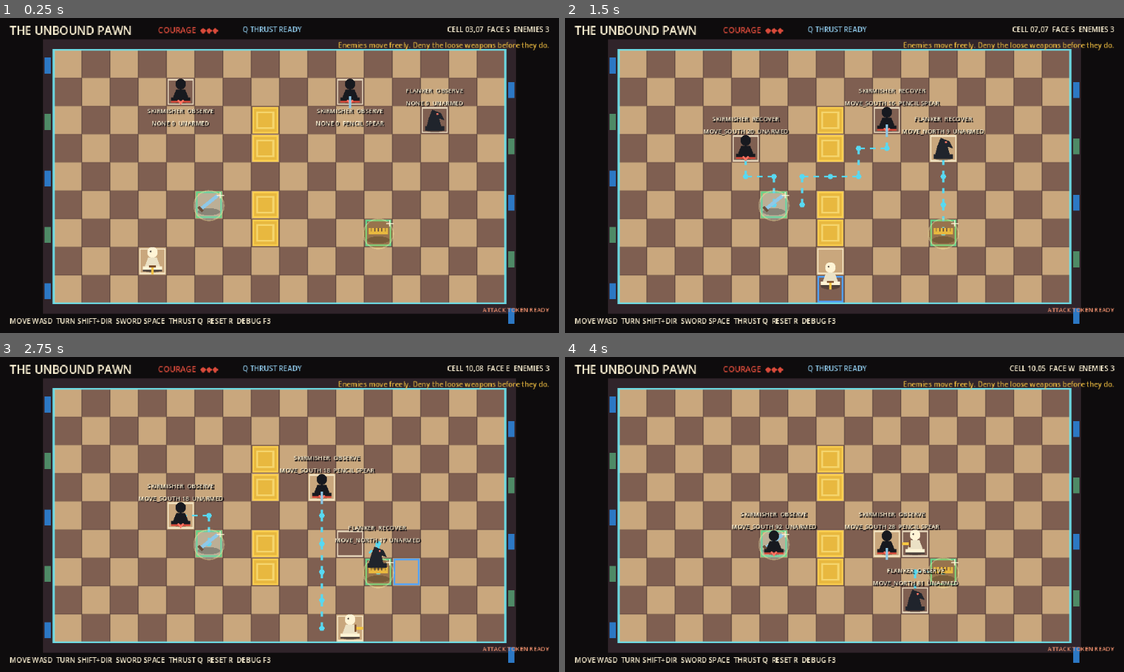
Above: before the commit, frames 1-4 (two rows, left to right).
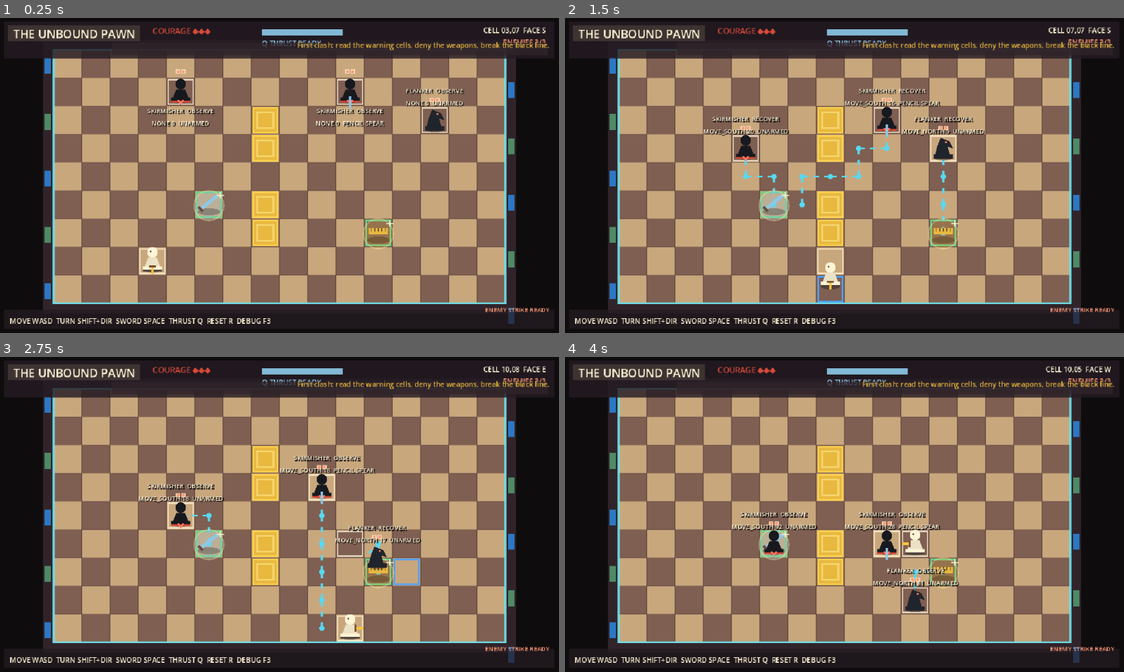
Above: after the commit, the same moments.

Repository: ThachCoder2k2/2d-hess-game-rpg
Game: Godot game, scene res://scenes/main.tscn
The game is run twice, just before and just after one commit, with the same random seed, the same clock (stepped at 60 frames per second) and the same inputs.
Inputs:
- Up to frame 1 (0.25 s): no input
- Up to frame 2 (1.5 s): hold D (move_right) 0.53-1.28 s; tap Space (attack) at 0.6 s; hold S (move_down) from 1.28 s (still down); tap Shift (turn_mode) at 1.35 s
- Up to frame 3 (2.75 s): release S (move_down) at 2.03 s; hold D (move_right) from 2.03 s (still down); tap Space (attack) at 2.1 s
- Up to frame 4 (4 s): release D (move_right) at 2.78 s; hold W (move_up) 2.78-3.53 s; tap Shift (turn_mode) at 2.85 s; hold A (move_left) from 3.53 s (still down); tap Space (attack) at 3.6 s

The runs differ from the first frame. In frame 1, 5.3% of the frame differs, in the area x 1-99%, y 2-98%; in frame 2, 5.3%; in frame 3, 5.3%; in frame 4, 5.3%.

Commit message:
Polish first encounter HUD

Diff:
--- a/scripts/actors/black_pawn.gd
+++ b/scripts/actors/black_pawn.gd
@@ -35,6 +35,7 @@
 	draw_line(Vector2(-11, 11) + recoil, Vector2(11, 11) + recoil, Color("#d84a3a"), 2.0)
 	_draw_facing_mark()
 	_draw_weapon()
+	_draw_health_pips()
 
 
 func _draw_facing_mark() -> void:
--- a/scripts/actors/free_enemy.gd
+++ b/scripts/actors/free_enemy.gd
@@ -155,6 +155,26 @@
 		return 0.0
 	var duration := maxf(get_attack_telegraph_time(), 0.001)
 	return clampf(1.0 - state_time / duration, 0.0, 1.0)
+
+
+func get_max_health() -> int:
+	if definition != null:
+		return definition.max_health
+	return maxi(health, 1)
+
+
+func _draw_health_pips() -> void:
+	if state == State.DEFEATED:
+		return
+	var max_health := get_max_health()
+	var start_x := -float(max_health * 6 - 2) / 2.0
+	for index in max_health:
+		var filled := index < health
+		var color := Color("#ff9a75") if filled else Color("#493f3a", 0.88)
+		var outline := Color("#fff4d6", 0.80) if filled else Color("#241b22", 0.86)
+		var rect := Rect2(Vector2(start_x + index * 6.0, -25.0), Vector2(4.0, 4.0))
+		draw_rect(rect, color)
+		draw_rect(rect, outline, false, 1.0)
 
 
 func _draw_attack_warning_aura() -> void:
--- a/scripts/actors/knight_enemy.gd
+++ b/scripts/actors/knight_enemy.gd
@@ -51,6 +51,7 @@
 	draw_circle(Vector2(3, -7) + recoil, 1.2, Color("#ff7665"))
 	draw_rect(Rect2(Vector2(-11, 7) + recoil, Vector2(22, 5)), fill)
 	_draw_weapon()
+	_draw_health_pips()
 
 
 func _draw_weapon() -> void:
--- a/scripts/main.gd
+++ b/scripts/main.gd
@@ -7,9 +7,14 @@
 var status_label: Label
 var courage_label: Label
 var skill_label: Label
+var skill_fill: ColorRect
+var encounter_label: Label
 var objective_label: Label
 var token_label: Label
+var result_panel: ColorRect
+var result_label: Label
 var remaining_enemies := 0
+var total_enemies := 0
 var room_ending := false
 var debug_enabled := true
 var enemies: Array[FreeEnemy] = []
@@ -50,7 +55,7 @@
 	_spawn_enemy(KnightEnemy.new(), Vector2i(13, 2))
 
 	_build_hud()
-	_update_status("Enemies move freely. Deny the loose weapons before they do.")
+	_update_status("First clash: read the warning cells, deny the weapons, break the black line.")
 
 
 func _process(_delta: float) -> void:
@@ -60,11 +65,10 @@
 		_set_debug_enabled(not debug_enabled)
 	_debug_key_was_pressed = Input.is_key_pressed(KEY_F3)
 	if hero != null and status_label != null:
-		status_label.text = "CELL %02d,%02d  FACE %s  ENEMIES %d" % [
+		status_label.text = "CELL %02d,%02d  FACE %s" % [
 			hero.current_cell.x,
 			hero.current_cell.y,
 			_facing_name(hero.facing),
-			remaining_enemies,
 		]
 
 
@@ -83,6 +87,7 @@
 		enemy.queue_free()
 		return
 	remaining_enemies += 1
+	total_enemies += 1
 	enemies.append(enemy)
 	enemy.telegraph_started.connect(board.set_telegraph)
 	enemy.telegraph_finished.connect(board.clear_telegraph)
@@ -109,11 +114,13 @@
 	enemies.erase(enemy)
 	board.clear_enemy_debug(enemy)
 	remaining_enemies -= 1
+	_update_encounter_count()
 	if remaining_enemies <= 0 and not room_ending:
 		room_ending = true
 		director.set_paused(true)
 		hero.control_enabled = false
-		_update_status("THE PAWN IS UNBOUND. Mixed encounter complete.")
+		_update_status("THE PAWN IS UNBOUND. The first clash is clear.")
+		_show_result("ROOM CLEARED", "PRESS R TO RESET")
 
 
 var _debug_key_was_pressed := false
@@ -134,6 +141,7 @@
 	room_ending = true
 	director.set_paused(true)
 	_update_status("The pawn falls. The child resets the board...")
+	_show_result("THE PAWN FALLS", "THE CHILD RESETS THE BOARD")
 	var tree := get_tree()
 	if tree == null:
 		return
@@ -146,37 +154,83 @@
 	var layer := CanvasLayer.new()
 	add_child(layer)
 
+	var top_panel := ColorRect.new()
+	top_panel.position = Vector2(8, 4)
+	top_panel.size = Vector2(624, 42)
+	top_panel.color = Color("#241b22", 0.82)
+	layer.add_child(top_panel)
+
+	var title_strip := ColorRect.new()
+	title_strip.position = Vector2(12, 8)
+	title_strip.size = Vector2(150, 18)
+	title_strip.color = Color("#493f3a", 0.72)
+	layer.add_child(title_strip)
+
 	var title := Label.new()
-	title.position = Vector2(14, 5)
+	title.position = Vector2(18, 9)
 	title.text = "THE UNBOUND PAWN"
 	title.add_theme_font_size_override("font_size", 13)
 	title.add_theme_color_override("font_color", Color("#fff4d6"))
 	layer.add_child(title)
 
 	courage_label = Label.new()
-	courage_label.position = Vector2(182, 7)
+	courage_label.position = Vector2(176, 8)
+	courage_label.size = Vector2(112, 16)
 	courage_label.add_theme_font_size_override("font_size", 9)
 	courage_label.add_theme_color_override("font_color", Color("#d84a3a"))
 	layer.add_child(courage_label)
 	_update_courage(hero.courage)
 
+	var skill_back := ColorRect.new()
+	skill_back.position = Vector2(300, 13)
+	skill_back.size = Vector2(92, 7)
+	skill_back.color = Color("#1a2730", 0.95)
+	layer.add_child(skill_back)
+
+	skill_fill = ColorRect.new()
+	skill_fill.position = skill_back.position
+	skill_fill.size = skill_back.size
+	skill_fill.color = Color("#8ec8e8", 0.90)
+	layer.add_child(skill_fill)
+
 	skill_label = Label.new()
-	skill_label.position = Vector2(278, 7)
-	skill_label.size = Vector2(110, 16)
+	skill_label.position = Vector2(300, 23)
+	skill_label.size = Vector2(112, 12)
 	skill_label.add_theme_font_size_override("font_size", 8)
 	skill_label.add_theme_color_override("font_color", Color("#8ec8e8"))
 	layer.add_child(skill_label)
 	_update_skill_cooldown(0.0)
 
 	status_label = Label.new()
-	status_label.position = Vector2(390, 7)
-	status_label.size = Vector2(236, 20)
+	status_label.position = Vector2(438, 8)
+	status_label.size = Vector2(184, 15)
 	status_label.horizontal_alignment = HORIZONTAL_ALIGNMENT_RIGHT
 	status_label.add_theme_font_size_override("font_size", 8)
 	status_label.add_theme_color_override("font_color", Color("#fff4d6"))
 	layer.add_child(status_label)
 
+	encounter_label = Label.new()
+	encounter_label.position = Vector2(438, 22)
+	encounter_label.size = Vector2(184, 12)
+	encounter_label.horizontal_alignment = HORIZONTAL_ALIGNMENT_RIGHT
+	encounter_label.add_theme_font_size_override("font_size", 8)
+	encounter_label.add_theme_color_override("font_color", Color("#ff9a75"))
+	layer.add_child(encounter_label)
+	_update_encounter_count()
+
+	var objective_panel := ColorRect.new()
+	objective_panel.position = Vector2(130, 28)
+	objective_panel.size = Vector2(494, 14)
+	objective_panel.color = Color("#30242a", 0.74)
+	layer.add_child(objective_panel)
+
 	var help := Label.new()
+	var help_panel := ColorRect.new()
+	help_panel.position = Vector2(8, 331)
+	help_panel.size = Vector2(624, 22)
+	help_panel.color = Color("#241b22", 0.74)
+	layer.add_child(help_panel)
+
 	help.position = Vector2(14, 338)
 	help.text = "MOVE WASD  TURN SHIFT+DIR  SWORD SPACE  THRUST Q  RESET R  DEBUG F3"
 	help.add_theme_font_size_override("font_size", 8)
@@ -200,30 +254,68 @@
 	layer.add_child(token_label)
 	_update_token_owner(null)
 
+	result_panel = ColorRect.new()
+	result_panel.position = Vector2(170, 146)
+	result_panel.size = Vector2(300, 68)
+	result_panel.color = Color("#241b22", 0.84)
+	result_panel.visible = false
+	layer.add_child(result_panel)
+
+	result_label = Label.new()
+	result_label.position = Vector2(0, 151)
+	result_label.size = Vector2(640, 58)
+	result_label.horizontal_alignment = HORIZONTAL_ALIGNMENT_CENTER
+	result_label.vertical_alignment = VERTICAL_ALIGNMENT_CENTER
+	result_label.add_theme_font_size_override("font_size", 16)
+	result_label.add_theme_color_override("font_color", Color("#fff4d6"))
+	result_label.add_theme_color_override("font_shadow_color", Color(0.04, 0.03, 0.04, 0.95))
+	result_label.add_theme_constant_override("shadow_offset_x", 2)
+	result_label.add_theme_constant_override("shadow_offset_y", 2)
+	result_label.visible = false
+	layer.add_child(result_label)
+
 
 func _update_courage(value: int) -> void:
 	if courage_label != null:
-		courage_label.text = "COURAGE  " + "◆".repeat(value) + "◇".repeat(3 - value)
+		courage_label.text = "COURAGE " + "◆".repeat(value) + "◇".repeat(3 - value)
 
 
 func _update_skill_cooldown(time_left: float) -> void:
 	if skill_label == null:
 		return
 	skill_label.text = "Q THRUST READY" if time_left <= 0.0 else "Q THRUST %.1f" % time_left
+	if skill_fill != null:
+		var ratio := 1.0 if time_left <= 0.0 else clampf(1.0 - time_left / hero.pencil_thrust_cooldown, 0.0, 1.0)
+		skill_fill.size.x = 92.0 * ratio
+		skill_fill.color = Color("#8ec8e8", 0.9) if time_left <= 0.0 else Color("#e8b83f", 0.82)
 
 
 func _update_token_owner(owner: Node) -> void:
 	if token_label == null:
 		return
 	if owner == null:
-		token_label.text = "ATTACK TOKEN READY"
+		token_label.text = "ENEMY STRIKE READY"
 	else:
-		token_label.text = "ATTACK: " + ("KNIGHT" if owner is KnightEnemy else "PAWN")
+		token_label.text = "STRIKE: " + ("KNIGHT" if owner is KnightEnemy else "PAWN")
+
+
+func _update_encounter_count() -> void:
+	if encounter_label != null:
+		encounter_label.text = "ENEMIES %d/%d" % [remaining_enemies, total_enemies]
 
 
 func _update_status(text: String) -> void:
 	if objective_label != null:
 		objective_label.text = text
+
+
+func _show_result(title: String, subtitle: String) -> void:
+	if result_label == null:
+		return
+	if result_panel != null:
+		result_panel.visible = true
+	result_label.text = title + "\n" + subtitle
+	result_label.visible = true
 
 
 func _facing_name(direction: Vector2i) -> String:
--- /dev/null
+++ b/tests/encounter_hud_runtime_test.gd
@@ -0,0 +1,37 @@
+extends SceneTree
+
+
+func _init() -> void:
+	call_deferred("_run")
+
+
+func _run() -> void:
+	var main_script := load("res://scripts/main.gd")
+	var game: Node = main_script.new()
+	root.add_child(game)
+	await process_frame
+	var director := game.get("director") as EncounterDirector
+	director.set_paused(true)
+	var encounter_label := game.get("encounter_label") as Label
+	var skill_fill := game.get("skill_fill") as ColorRect
+	var result_label := game.get("result_label") as Label
+	var initial_ok: bool = (
+		game.get("remaining_enemies") == 3
+		and game.get("total_enemies") == 3
+		and encounter_label != null
+		and encounter_label.text == "ENEMIES 3/3"
+		and skill_fill != null
+		and is_equal_approx(skill_fill.size.x, 92.0)
+		and result_label != null
+		and not result_label.visible
+	)
+	var enemies: Array = game.get("enemies")
+	var first_enemy := enemies[0] as FreeEnemy
+	game.call("_on_enemy_defeated", first_enemy)
+	var defeat_update_ok: bool = (
+		game.get("remaining_enemies") == 2
+		and encounter_label.text == "ENEMIES 2/3"
+		and not result_label.visible
+	)
+	print("ENCOUNTER HUD TEST: %s" % ["PASS" if initial_ok and defeat_update_ok else "FAIL"])
+	quit(0 if initial_ok and defeat_update_ok else 1)
Not shown, added: tests/encounter_hud_runtime_test.gd.uid
